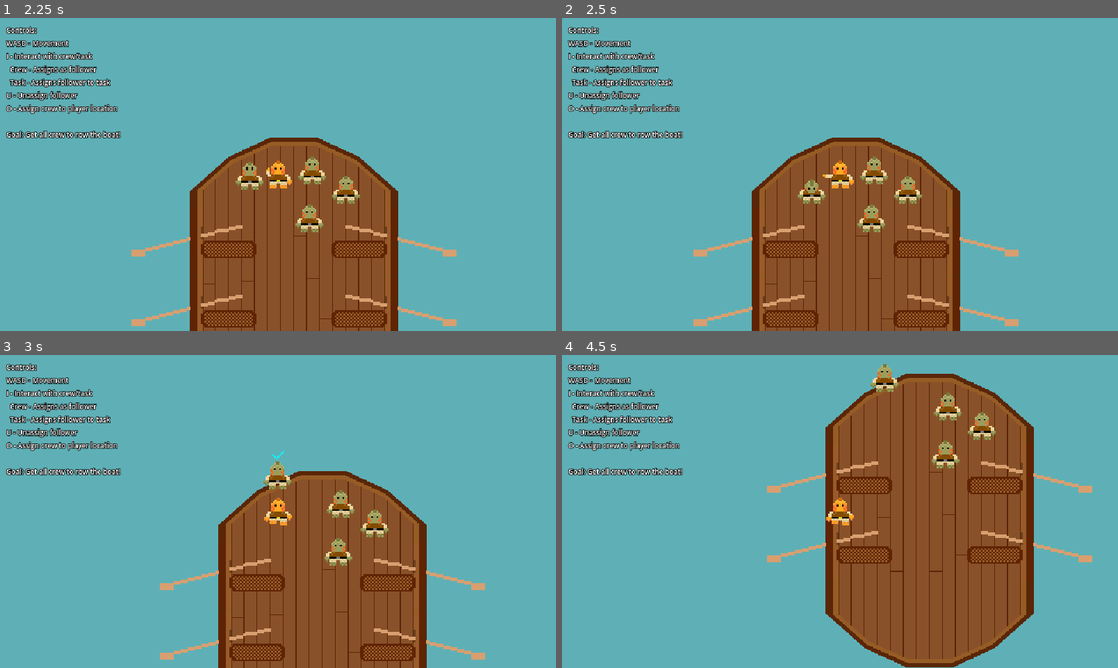
Above: before the commit, frames 1-4 (two rows, left to right).
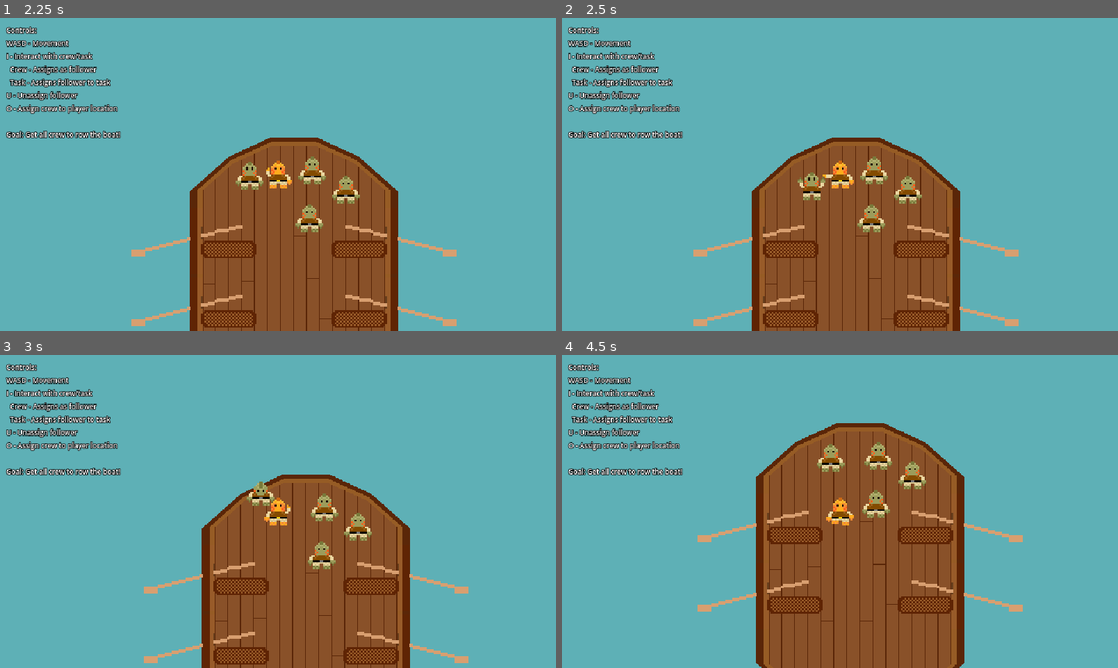
Above: after the commit, the same moments.

Repository: Splashy-Inc/splish-splashisson
Game: Godot game, scene res://Scenes/playground.tscn
Two runs of this game, one before a commit and one after it. Both use one fixed random seed, a clock stepped at 60 frames per second and the inputs below.
Inputs:
- Up to frame 1 (2.25 s): tap Enter at 0.5 s; hold W (up) 0.53-2.03 s; tap O (location) at 0.6, 1.55 s; tap U (unassign, bound only before the commit) at 0.8, 1.35 s; hold A (left) from 2.03 s (still down); tap I (interact) at 2.1 s
- Up to frame 2 (2.5 s): keep holding A (left); tap U (unassign, bound only before the commit) at 2.3 s
- Up to frame 3 (3 s): keep holding A (left); tap O (location) at 2.85 s
- Up to frame 4 (4.5 s): release A (left) at 3.53 s; hold S (down) 3.53-4.28 s; tap U (unassign, bound only before the commit) at 3.6 s; hold D (right) from 4.28 s (still down); tap O (location) at 4.35 s

Frame 1 is identical in both runs. In frame 2, 0.3% of the frame differs, in the area x 42-48%, y 49-60%; in frame 3, 12%; in frame 4, 31%, in the area x 24-96%, y 2-100%.

Commit message:
Remove unassign control and handling

Diff:
--- a/Scenes/splish.gd
+++ b/Scenes/splish.gd
@@ -40,12 +40,6 @@
 				print("No followers to assign to ", action_target, " !")
 			else:
 				assign_follower(followers.front(), action_target)
-
-	if Input.is_action_just_pressed("unassign"):
-		if followers.is_empty():
-			print("No followers to unassign!")
-		else:
-			remove_follower(followers.front())
 
 	if Input.is_action_just_pressed("location"):
 		if followers.is_empty():
--- a/project.godot
+++ b/project.godot
@@ -56,11 +56,6 @@
 "events": [Object(InputEventKey,"resource_local_to_scene":false,"resource_name":"","device":-1,"window_id":0,"alt_press …(192 unchanged characters)…
 ]
 }
-unassign={
-"deadzone": 0.5,
-"events": [Object(InputEventKey,"resource_local_to_scene":false,"resource_name":"","device":-1,"window_id":0,"alt_pressed":false,"shift_pressed":false,"ctrl_pressed":false,"meta_pressed":false,"pressed":false,"keycode":0,"physical_keycode":85,"key_label":0,"unicode":117,"location":0,"echo":false,"script":null)
-]
-}
 location={
 "deadzone": 0.5,
 "events": [Object(InputEventKey,"resource_local_to_scene":false,"resource_name":"","device":-1,"window_id":0,"alt_press …(192 unchanged characters)…
